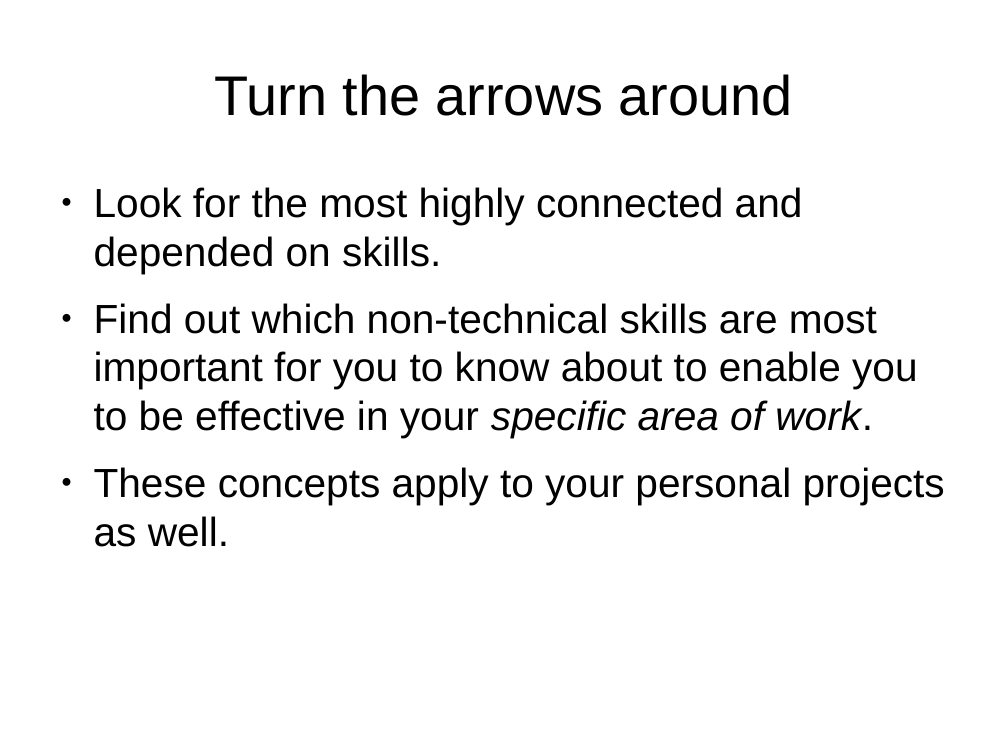
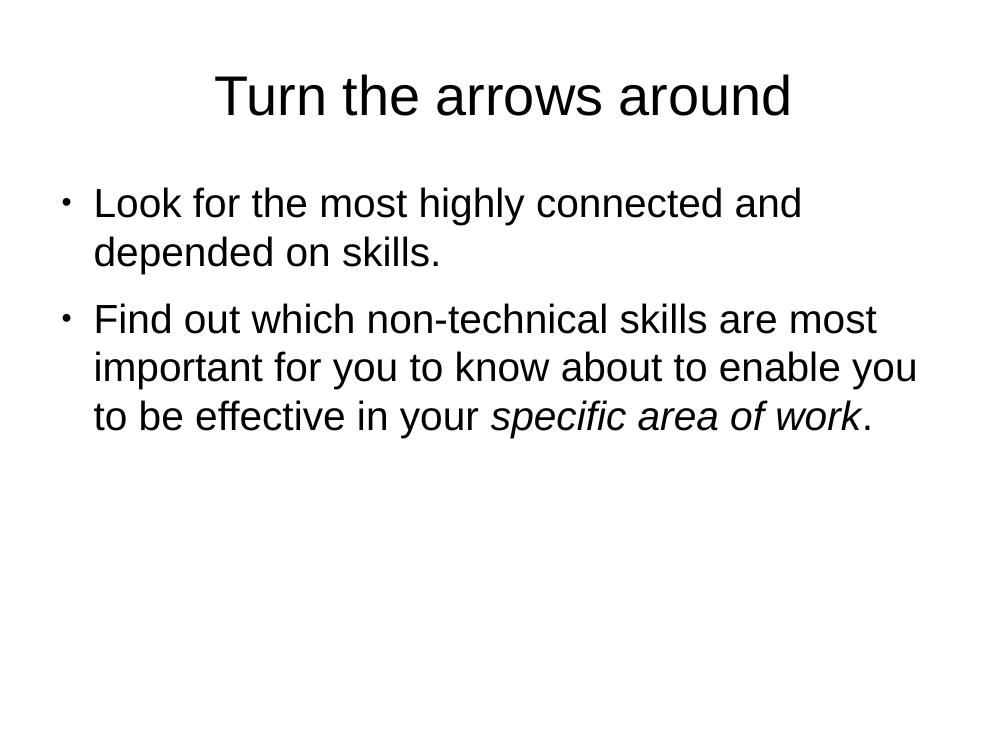
Before and after one commit to shuttle1987/CompCon2016, a slide deck: slide 19 of Slides.odp (slide 16 before the commit). Drawn at 1008x756 pixels with LibreOffice and Linux fonts; fonts in the diff are those of the drawing. Boxes give left, top, right and bottom in pixels: in the first picture for what was removed or moved away, otherwise in the second. Text is boxed around its words. In the diff, an @@ line names an element or a change of style, - is before the commit and + after.

```diff
--- a/Slides.odp
+++ b/Slides.odp
@@ text at (x1=94, y1=467, x2=945, y2=547): paragraph removed @@
-● These concepts apply to your personal projects as well.
```
Also in this commit, not shown: 8 other slides changed, 6 slides added, 1 slide removed.
